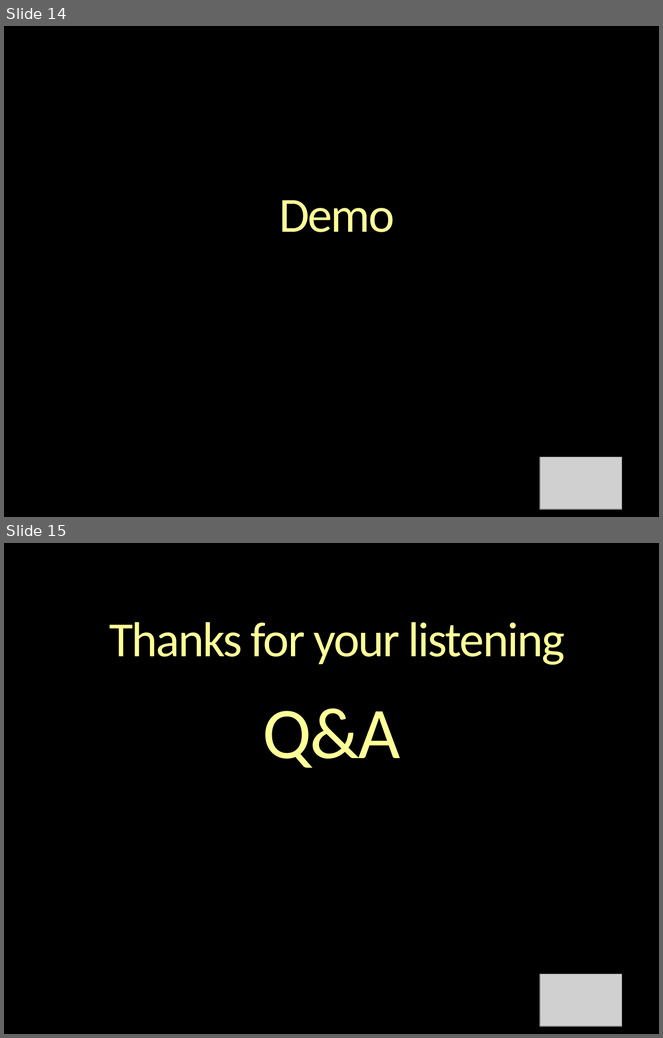
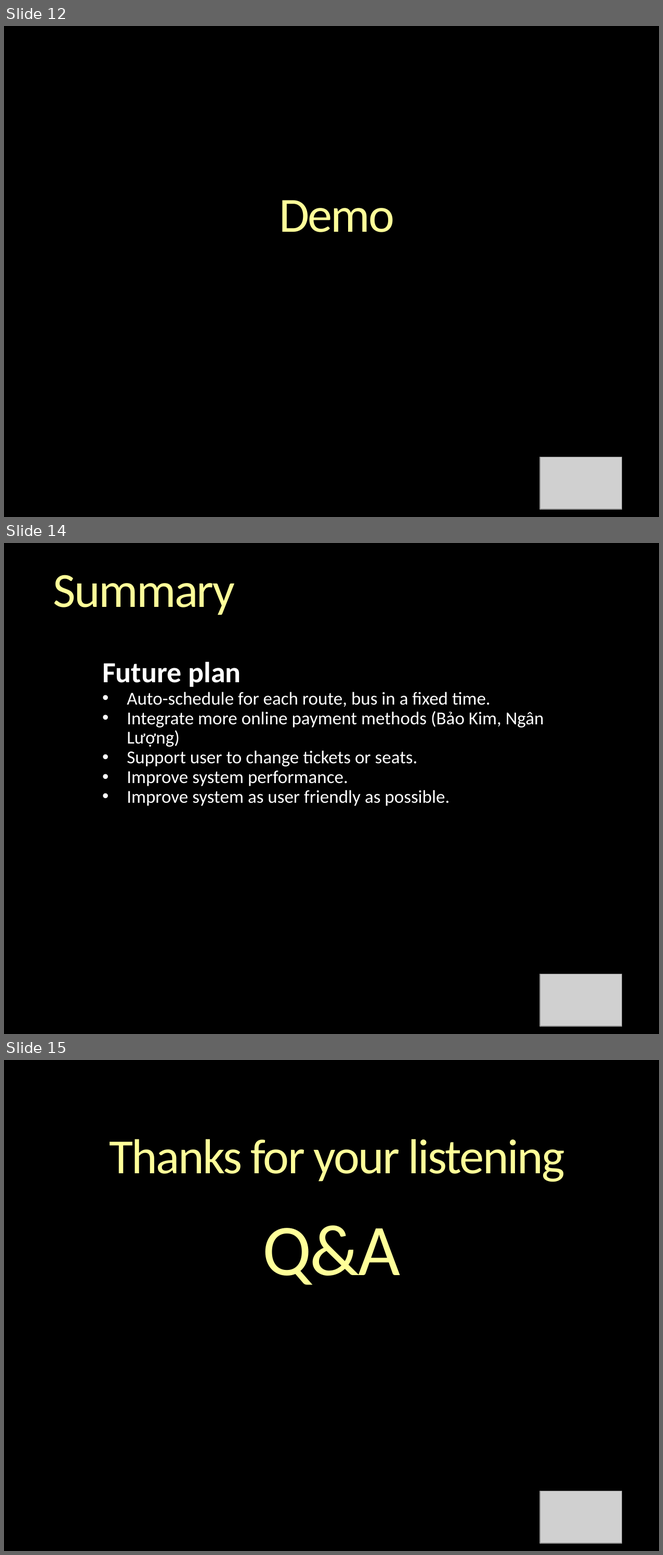
Before and after one commit to khalifandiaye/bus-reservation, a slide deck: WIP/User/Son/capstone.pptx. Shown one above the other, each under a label of ours: slides 14 and 15 before the commit, slides 12, 14 and 15 after it; the slides between them are not shown. The pictures are 663x1038 and 663x1555 pixels, drawn with LibreOffice and Linux fonts; fonts in the diff are those of the drawing; grey boxes stand for pictures; background and template pictures are left out. Boxes give left, top, right and bottom in pixels: in the first picture for what was removed or moved away, otherwise in the second. Text is boxed around its words. In the diff, an @@ line names an element or a change of style, - is before the commit and + after.

```diff
--- a/WIP/User/Son/capstone.pptx
+++ b/WIP/User/Son/capstone.pptx
@@ slide 14 added at (4,543,659,1034), background picture (left out) @@
@@ title added at (53,575,235,615), 54 pt, text gradient #FFFFB9 to #FFFF99 to #F6AE1E @@
+Summary
@@ subtitle added at (102,662,544,806), 20 pt, text #FFFFFF @@
+Future plan
+• Auto-schedule for each route, bus in a fixed time.
+• Integrate more online payment methods (Bảo Kim, Ngân Lượng)
+• Support user to change tickets or seats.
+• Improve system performance.
+• Improve system as user friendly as possible.
@@ picture added at (540,974,622,1027) @@
@@ what was slide 14 is now slide 12 @@
```
Also in this commit, not shown: 4 slides changed, 1 slide removed.
